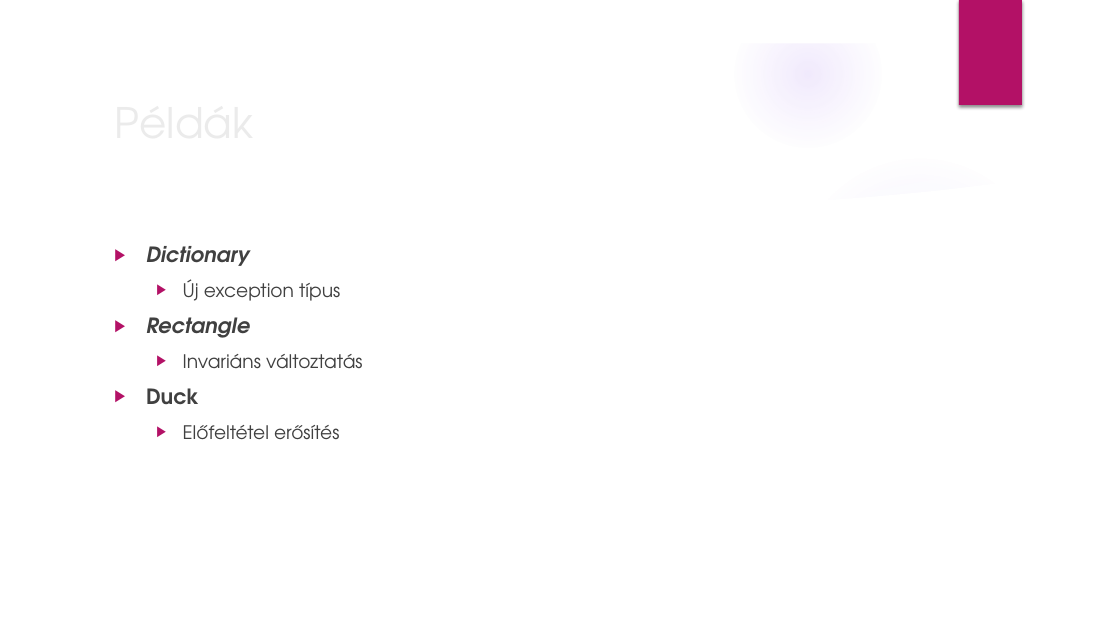
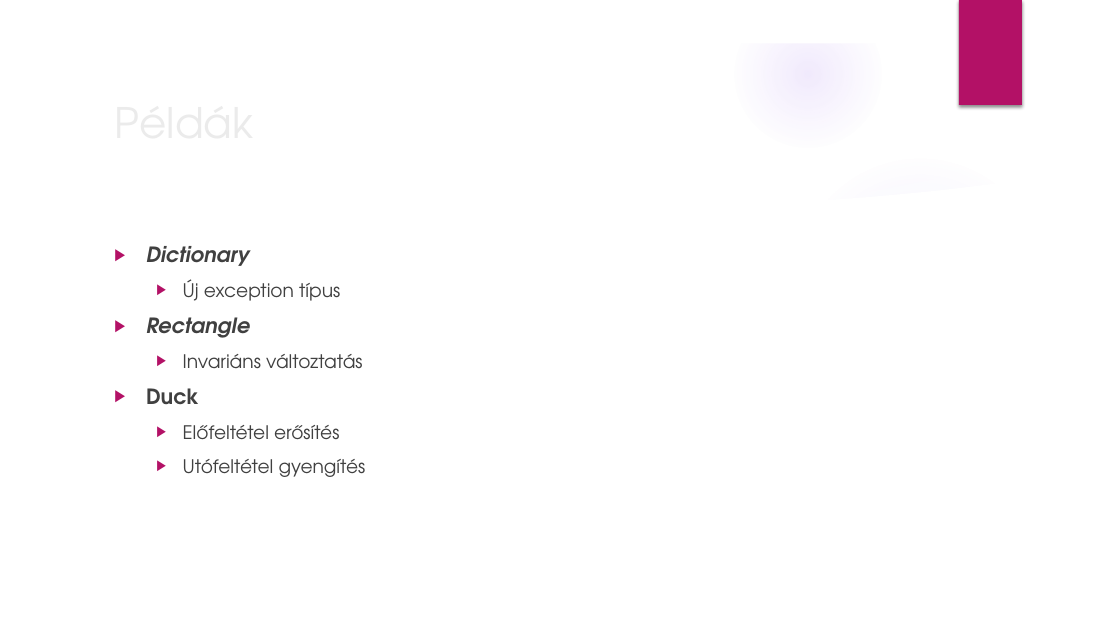
Before and after one commit to ntamas92/LiskovPresentation, a slide deck: slide 5 of Presentation.pptx. Drawn at 1120x630 pixels with LibreOffice and Linux fonts; fonts in the diff are those of the drawing; background and template pictures are left out. Boxes give left, top, right and bottom in pixels: in the first picture for what was removed or moved away, otherwise in the second. Text is boxed around its words. In the diff, an @@ line names an element or a change of style, - is before the commit and + after.

```diff
--- a/Presentation.pptx
+++ b/Presentation.pptx
@@ text at (183, 459, 366, 477): paragraph added @@
+  ▶ Utófeltétel gyengítés
```
Also in this commit, not shown: 1 slide added.
